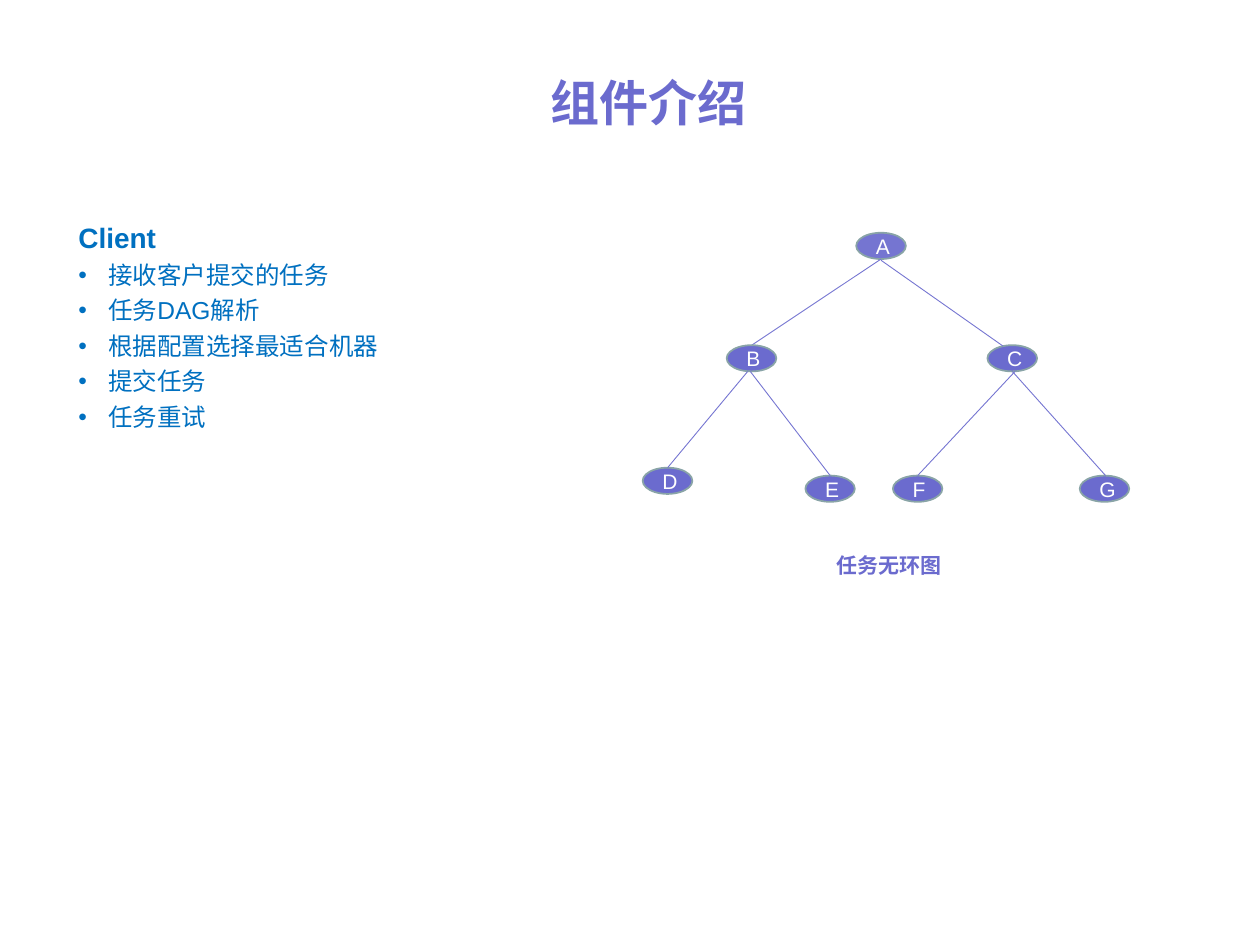
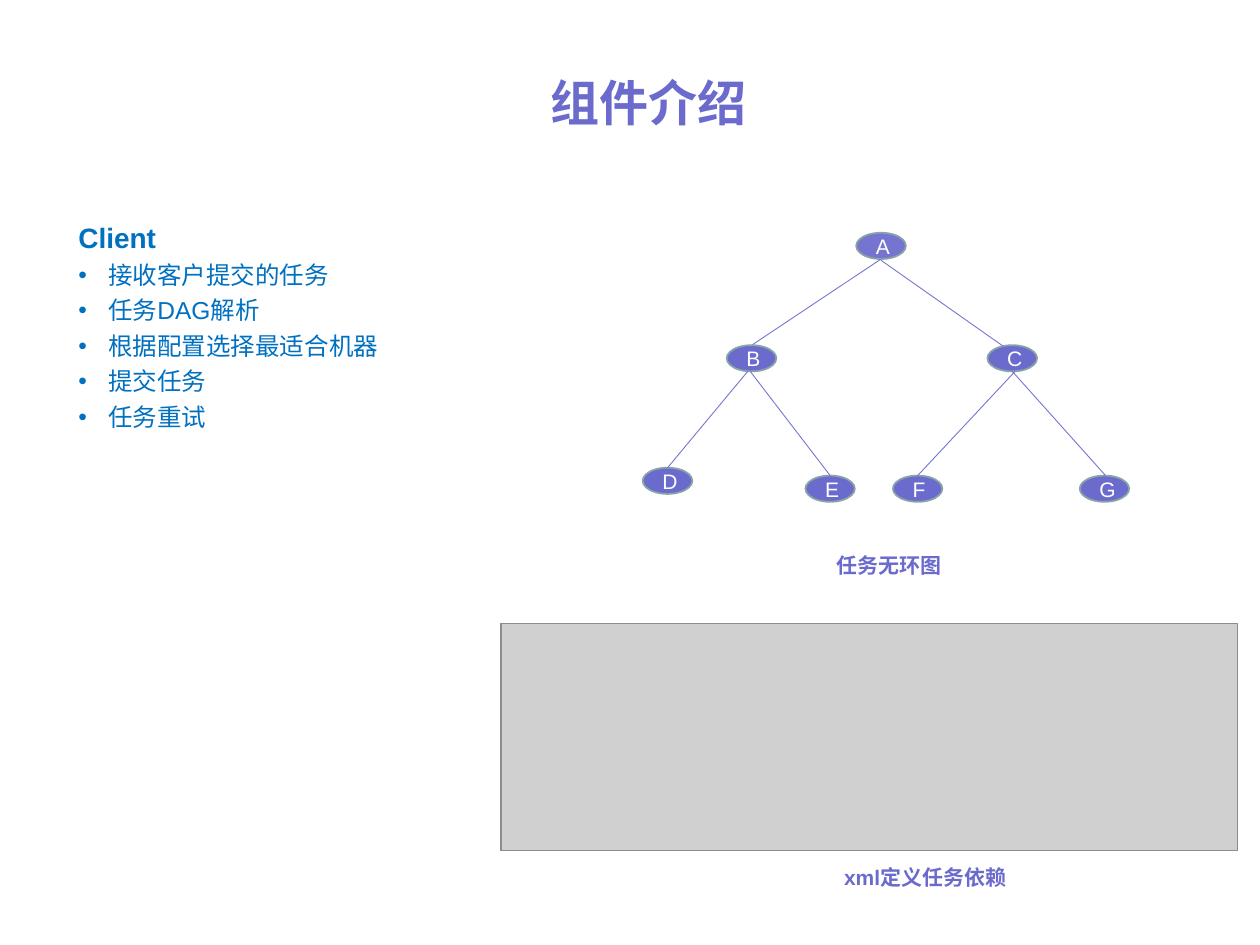
Before and after one commit to ylpu/distribute-scheduler, a slide deck: slide 7 of files/dis-scheduler.ppt (slide 6 before the commit). Drawn at 1260x945 pixels with LibreOffice and Linux fonts; fonts in the diff are those of the drawing; grey boxes stand for pictures. Boxes give left, top, right and bottom in pixels: in the first picture for what was removed or moved away, otherwise in the second. Text is boxed around its words. In the diff, an @@ line names an element or a change of style, - is before the commit and + after.

```diff
--- a/files/dis-scheduler.ppt
+++ b/files/dis-scheduler.ppt
@@ picture added at (x1=501, y1=624, x2=1239, y2=850) @@
@@ text added at (x1=844, y1=868, x2=1006, y2=887), 12 pt, text #6B6BCE, bold @@
+xml定义任务依赖
```
Also in this commit, not shown: 9 other slides changed, 4 slides added, 14 other files.
